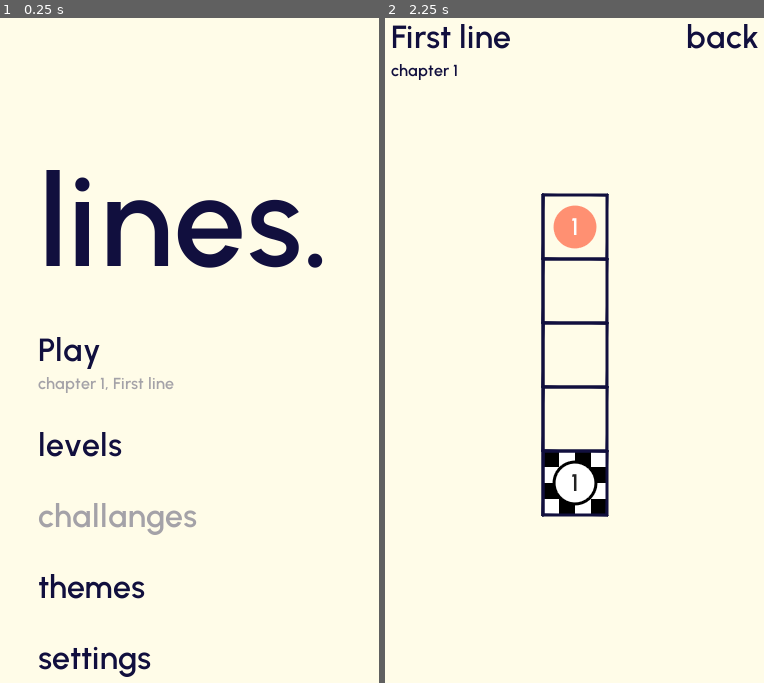
Above: before the commit, frames 1-2 (left to right).
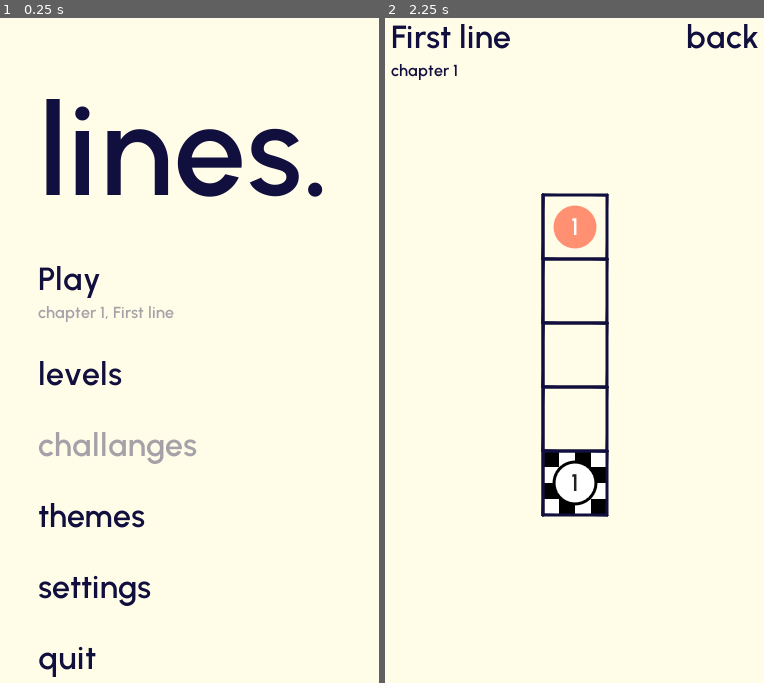
Above: after the commit, the same moments.

Repository: henriknh/add-ze-lines
Game: Godot game, scene res://scenes/main_menu/main_menu.tscn
Same seed, same stepped clock (60 frames per second), same inputs: the game is played once before the commit and once after it.
Inputs:
- Up to frame 1 (0.25 s): no input
- Up to frame 2 (2.25 s): click "Play" at 0.5 s; click "back" at 1.25 s; click "Play" at 2 s

The runs differ from the first frame. In frame 1, 11% of the frame differs, in the area x 10-86%, y 12-100%; in frame 2, nothing differs.

Commit message:
Add quit button

Diff:
--- a/scenes/main_menu/main_menu.gd
+++ b/scenes/main_menu/main_menu.gd
@@ -6,6 +6,8 @@
 var next_level = null
 
 func _ready():
+	$VBoxContainer/VBoxContainer/QuitDesktop.visible = !Data.is_mobile()
+
 	if rect_size.x > 600:
 		rect_size = Vector2(600, rect_size.y)
 
@@ -61,3 +63,6 @@
 
 func _on_settings():
 	get_tree().change_scene("res://scenes/settings/settings.tscn")
+
+func _on_quit():
+	get_tree().quit()
--- a/scenes/main_menu/main_menu.tscn
+++ b/scenes/main_menu/main_menu.tscn
@@ -33,14 +33,14 @@
 
 [node name="Header" type="Label" parent="VBoxContainer"]
 margin_right = 1184.0
-margin_bottom = 245.0
+margin_bottom = 174.0
 size_flags_vertical = 3
 custom_fonts/font = ExtResource( 3 )
 text = "lines."
 valign = 2
 
 [node name="VBoxContainer" type="VBoxContainer" parent="VBoxContainer"]
-margin_top = 277.0
+margin_top = 206.0
 margin_right = 1184.0
 margin_bottom = 624.0
 custom_constants/separation = 32
@@ -100,7 +100,16 @@
 text = "settings"
 align = 0
 
+[node name="QuitDesktop" type="Button" parent="VBoxContainer/VBoxContainer"]
+margin_top = 379.0
+margin_right = 1184.0
+margin_bottom = 418.0
+theme = ExtResource( 1 )
+text = "quit"
+align = 0
+
 [connection signal="pressed" from="VBoxContainer/VBoxContainer/PlayContainer/Play" to="." method="_on_continue"]
 [connection signal="pressed" from="VBoxContainer/VBoxContainer/Levels" to="." method="_on_levels"]
 [connection signal="pressed" from="VBoxContainer/VBoxContainer/Themes" to="." method="_on_themes"]
 [connection signal="pressed" from="VBoxContainer/VBoxContainer/Settings" to="." method="_on_settings"]
+[connection signal="pressed" from="VBoxContainer/VBoxContainer/QuitDesktop" to="." method="_on_quit"]
